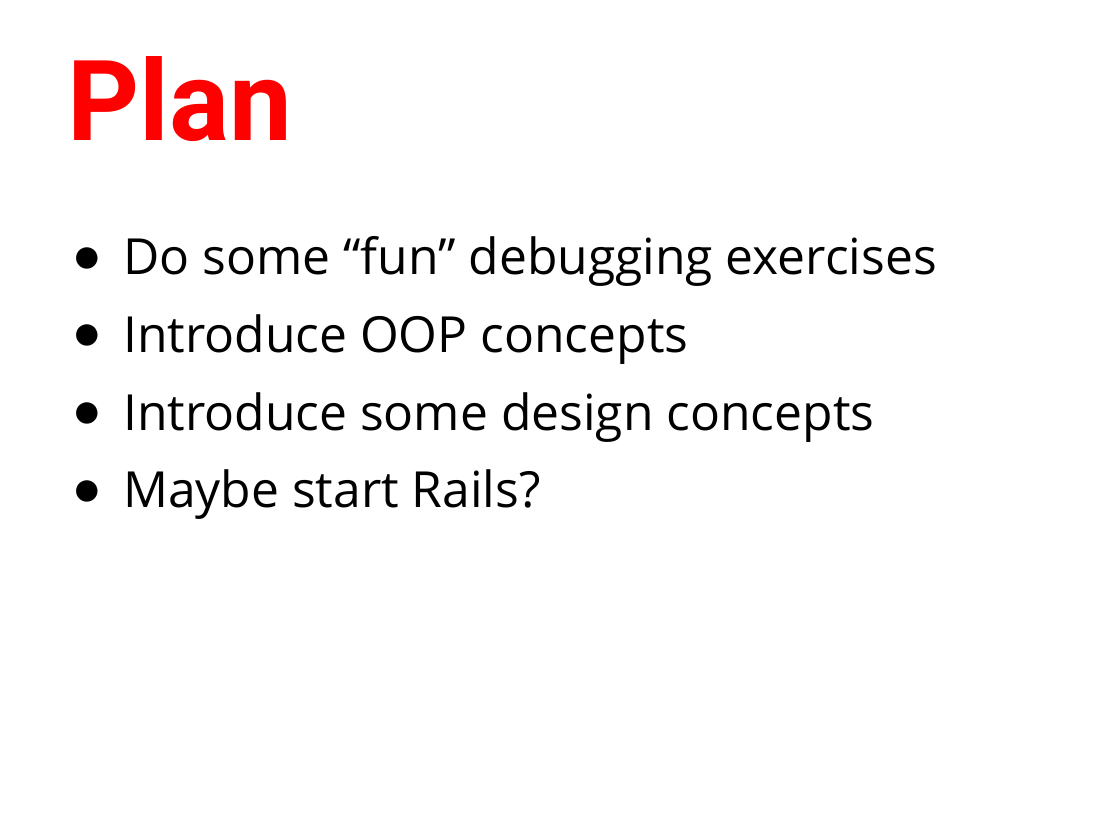
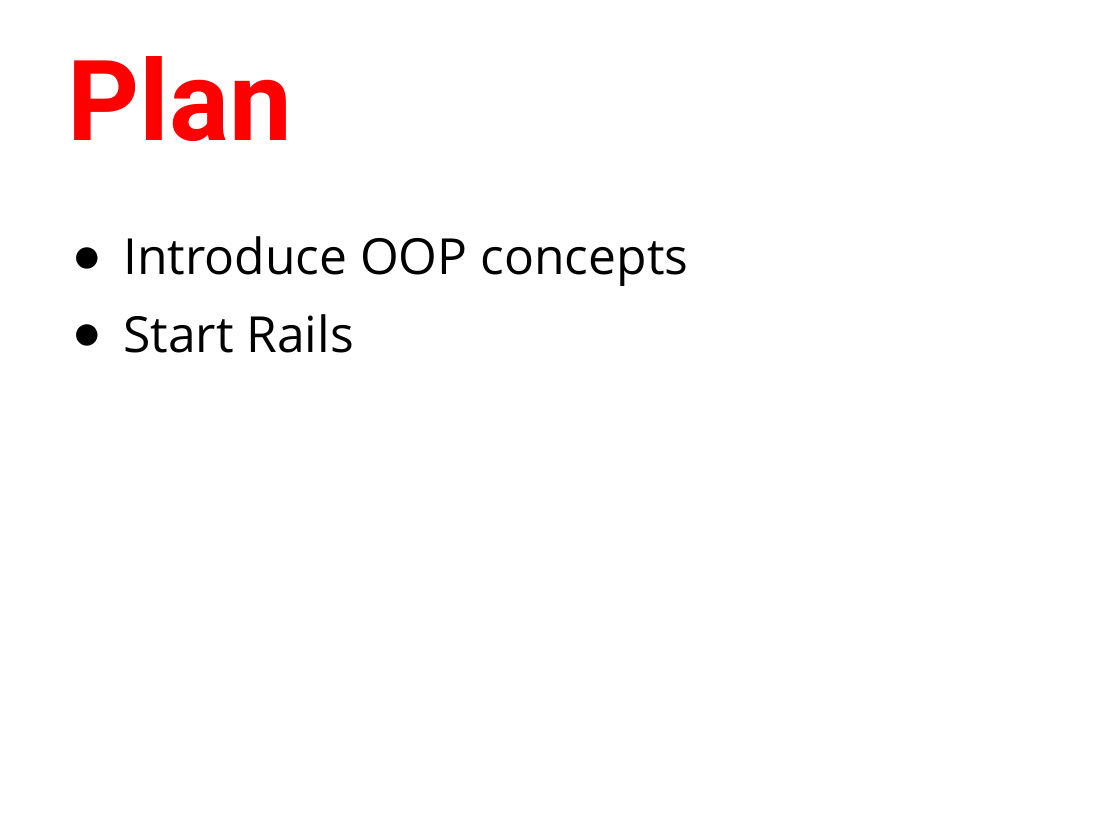
Before and after one commit to humanitiesprogramming/slides, a slide deck: slide 16 of day2-review.pptx (slide 11 before the commit). Drawn at 1120x840 pixels with LibreOffice and Linux fonts; fonts in the diff are those of the drawing. Boxes give left, top, right and bottom in pixels: in the first picture for what was removed or moved away, otherwise in the second. Text is boxed around its words. In the diff, an @@ line names an element or a change of style, - is before the commit and + after.

```diff
--- a/day2-review.pptx
+++ b/day2-review.pptx
@@ text at (x1=123, y1=236, x2=937, y2=286): paragraph removed @@
-● Do some “fun” debugging exercises
@@ text at (x1=123, y1=314, x2=354, y2=353): text changed @@
-● Introduce some design concepts
-● Maybe start Rails?
+● Start Rails
```
Also in this commit, not shown: 1 other slide changed, 5 slides added, 5 other files.
